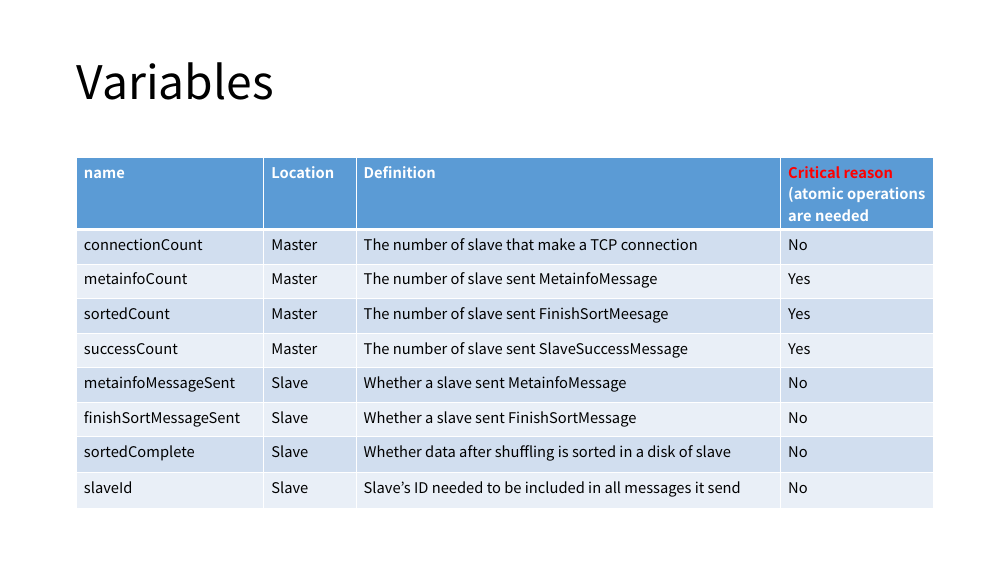
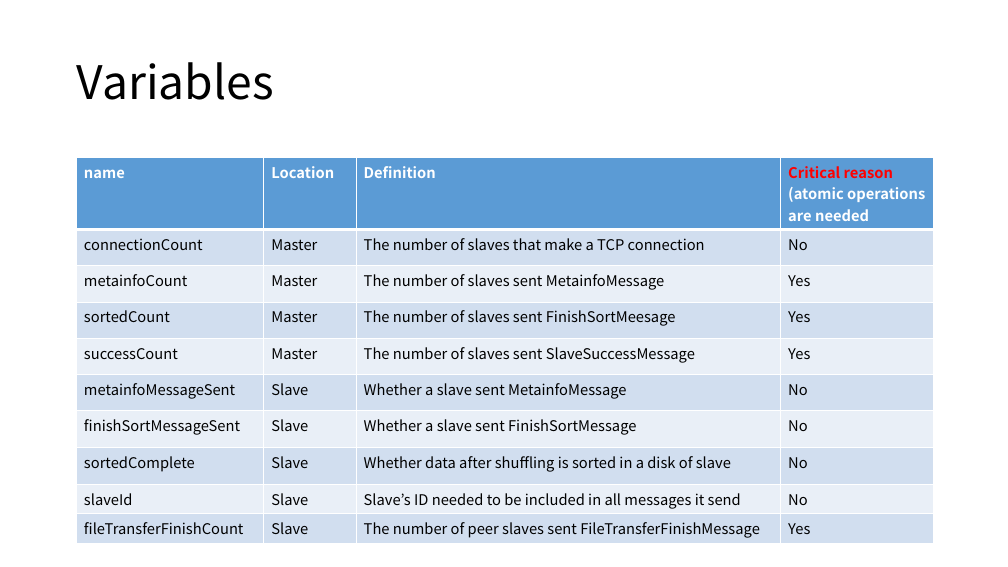
Before and after one commit to GNUp/cs434-doc, a slide deck: slide 18 of project2.pptx (slide 17 before the commit). Drawn at 1008x567 pixels with LibreOffice and Linux fonts; fonts in the diff are those of the drawing. Boxes give left, top, right and bottom in pixels: in the first picture for what was removed or moved away, otherwise in the second. Text is boxed around its words. In the diff, an @@ line names an element or a change of style, - is before the commit and + after.

Commit message:
Update doc ver 2

```diff
--- a/project2.pptx
+++ b/project2.pptx
@@ table at (76, 158, 934, 542) @@
-row 2, column 3: The number of slave that make a TCP connection
+row 2, column 3: The number of slaves that make a TCP connection
-row 3, column 3: The number of slave sent MetainfoMessage
+row 3, column 3: The number of slaves sent MetainfoMessage
-row 4, column 3: The number of slave sent FinishSortMeesage
+row 4, column 3: The number of slaves sent FinishSortMeesage
-row 5, column 3: The number of slave sent SlaveSuccessMessage
+row 5, column 3: The number of slaves sent SlaveSuccessMessage
+row 10: fileTransferFinishCount | Slave | The number of peer slaves sent FileTransferFinishMessage | Yes
```
Also in this commit, not shown: 1 other slide changed, 3 slides added, 1 slide removed.
